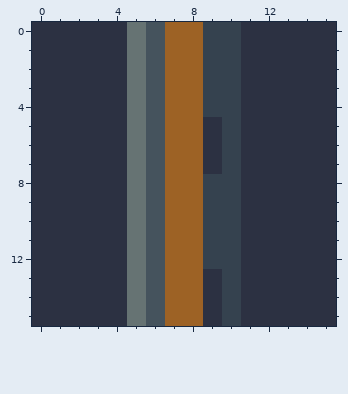
Pixel-art file: src/main/art/machines/block/transport/energy_cable.aseprite. That is the earlier state.
16x16 pixels, 1 frame. Colours within 5 levels of each other are drawn and written as one.
And afterwards:
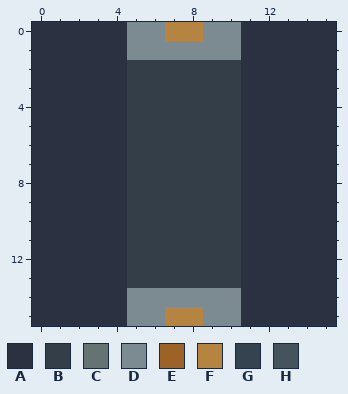
Palette (. is transparent): A #2c3142  B #333e48  C #667373  D #7b8b91  E #9d6225  F #b68441  G #35424f  H #45535d
Message: Apply guarded furnace and graphite industrial finishes
Change:
layer "Solid graphite jacket" added
layer "Metal fittings" added
layer "Service indicator" added
layer "Recess and shade" removed
layer "Brushing and reflected light" removed
layer "Hardware and signals" removed
Layers "Service indicator", "Metal fittings", "Solid graphite jacket":
y 0: x 5..10 CHEEGG -> DDFFDD
y 1: x 5..10 CHEEGG -> DDDDDD
y 2..4: x 5..10 CHEEGG -> BBBBBB
y 5..7: x 5..10 CHEEAG -> BBBBBB
y 8..12: x 5..10 CHEEGG -> BBBBBB
y 13: x 5..10 CHEEAG -> BBBBBB
y 14: x 5..10 CHEEAG -> DDDDDD
y 15: x 5..10 CHEEAG -> DDFFDD
